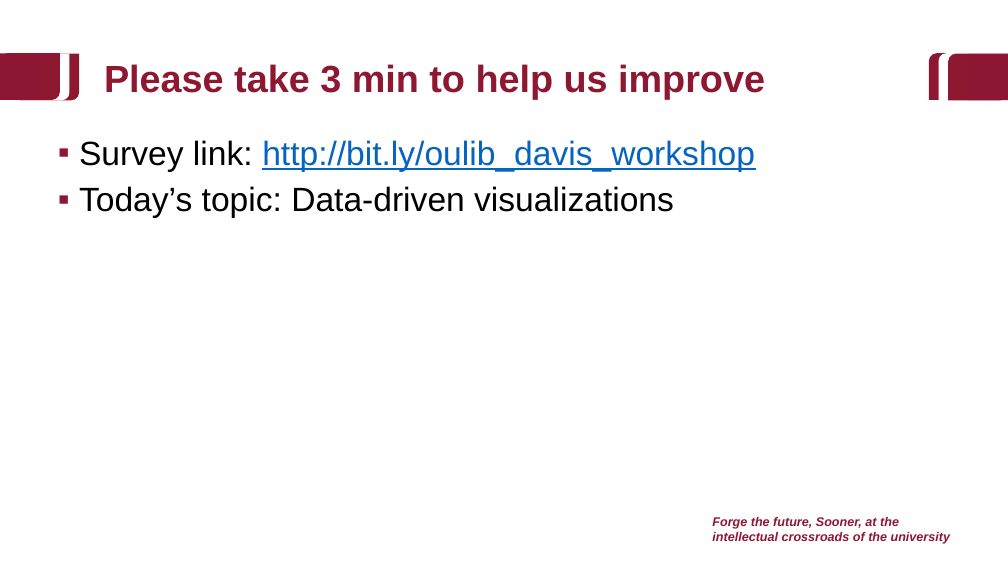
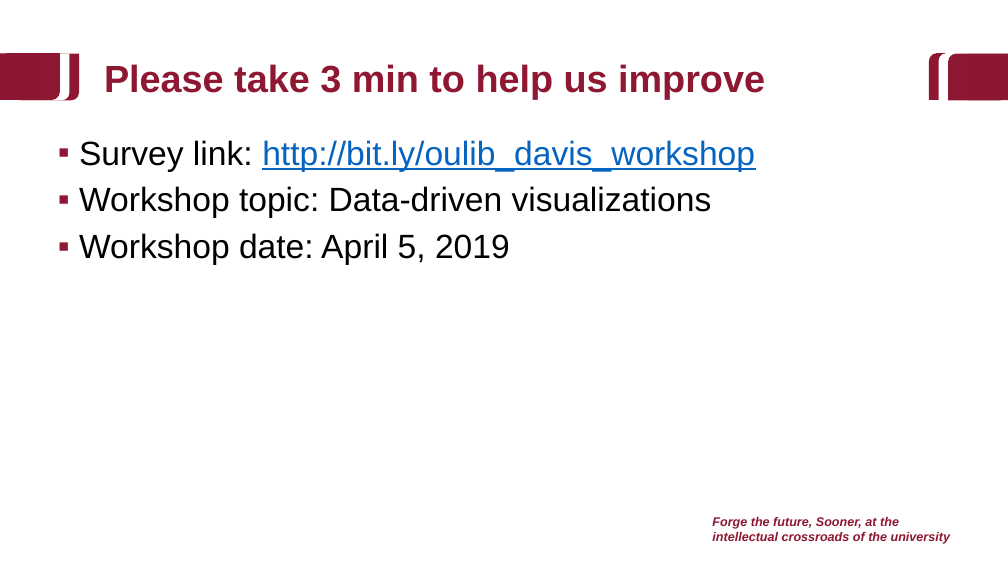
Before and after one commit to baeolophus/2025_data_viz_research, a slide deck: slide 43 of activities.pptx (slide 37 before the commit). Drawn at 1008x567 pixels with LibreOffice and Linux fonts; fonts in the diff are those of the drawing; background and template pictures are left out. Boxes give left, top, right and bottom in pixels: in the first picture for what was removed or moved away, otherwise in the second. Text is boxed around its words. In the diff, an @@ line names an element or a change of style, - is before the commit and + after.

```diff
--- a/activities.pptx
+++ b/activities.pptx
@@ text at (x1=79, y1=186, x2=712, y2=265): text changed @@
-▪ Today’s topic: Data-driven visualizations
+▪ Workshop topic: Data-driven visualizations
+▪ Workshop date: April 5, 2019
```
Also in this commit, not shown: 4 other slides changed, 5 slides added.
